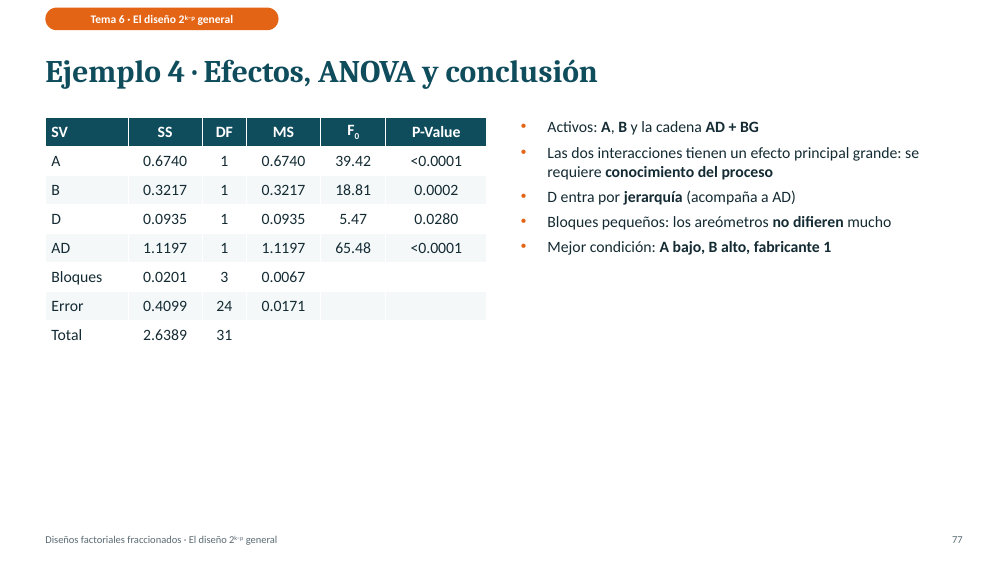
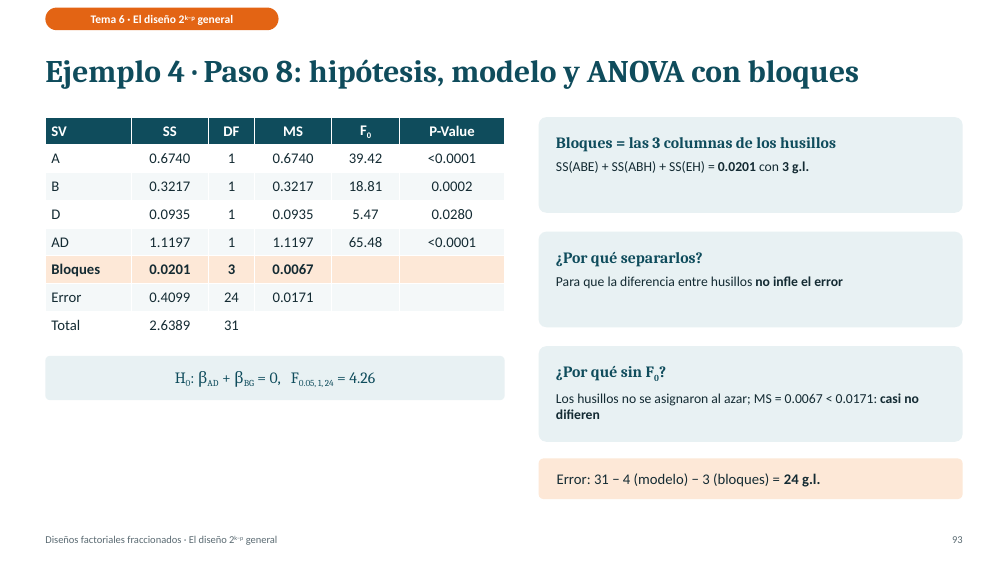
Before and after one commit to Juanes2001/diseno-de-experimentos, a slide deck: slide 93 of exposicion-tema-06/Tema6_Factoriales_Fraccionados.pptx (slide 77 before the commit). Drawn at 1008x567 pixels with LibreOffice and Linux fonts; fonts in the diff are those of the drawing. Boxes give left, top, right and bottom in pixels: in the first picture for what was removed or moved away, otherwise in the second. Text is boxed around its words. In the diff, an @@ line names an element or a change of style, - is before the commit and + after.

```diff
--- a/exposicion-tema-06/Tema6_Factoriales_Fraccionados.pptx
+++ b/exposicion-tema-06/Tema6_Factoriales_Fraccionados.pptx
@@ title at (45,59,859,89): text changed @@
-Ejemplo 4 · Efectos, ANOVA y conclusión
+Ejemplo 4 · Paso 8: hipótesis, modelo y ANOVA con bloques
@@ table at (45,117,505,340) @@
@@ fill #FFFFFF to #FDE8D7 in row 6 @@
@@ size 15 to 14 pt @@
@@ bold on in "Bloques", "0.0201", "3", "0.0067" @@
@@ table: place and size @@
-table at (45,117,487,349)
+table at (45,117,505,340)
@@ rounded rectangle added at (539,117,963,212), fill #E8F1F3, 13 pt, text #142B33, bold @@
+Bloques = las 3 columnas de los husillos
+SS(ABE) + SS(ABH) + SS(EH) = 0.0201 con 3 g.l.
@@ text removed at (547,121,919,255) @@
-• Activos: A, B y la cadena AD + BG
-• Las dos interacciones tienen un efecto principal grande: se requiere conocimiento del proceso
-• D entra por jerarquía (acompaña a AD)
-• Bloques pequeños: los areómetros no difieren mucho
-• Mejor condición: A bajo, B alto, fabricante 1
@@ rounded rectangle added at (539,231,963,327), fill #E8F1F3, 13 pt, text #142B33, bold @@
+¿Por qué separarlos?
+Para que la diferencia entre husillos no infle el error
@@ rounded rectangle added at (45,356,505,400), fill #E8F1F3, 15 pt, text #0F4C5C @@
+H0: βAD + βBG = 0, F0.05, 1, 24 = 4.26
@@ rounded rectangle added at (539,346,963,442), fill #E8F1F3, 13 pt, text #142B33 @@
+¿Por qué sin F0?
+Los husillos no se asignaron al azar; MS = 0.0067 < 0.0171: casi no difieren
@@ rounded rectangle added at (539,458,963,499), fill #FDE8D7, 14 pt, text #142B33 @@
+Error: 31 − 4 (modelo) − 3 (bloques) = 24 g.l.
@@ text at (952,536,963,543): text changed @@
-77
+93
```
Also in this commit, not shown: 43 other slides changed, 22 slides added, 6 other files.
